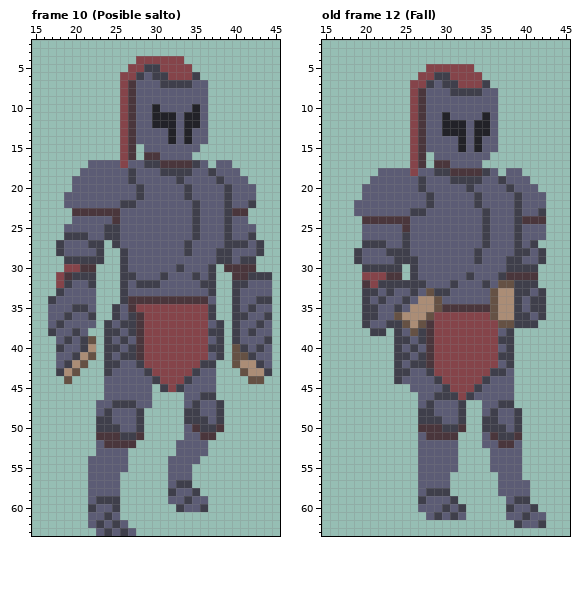
One commit to this pixel-art file: Aseprite/MainCharacter.aseprite. The first picture shows the starting point.
64x64 pixels, 30 frames. Shown: frame 10 (Posible salto): x 15..45, y 2..63; old frame 12 (Fall): x 15..45, y 2..63. The commit also changed other frames, which this record leaves out.
And afterwards:
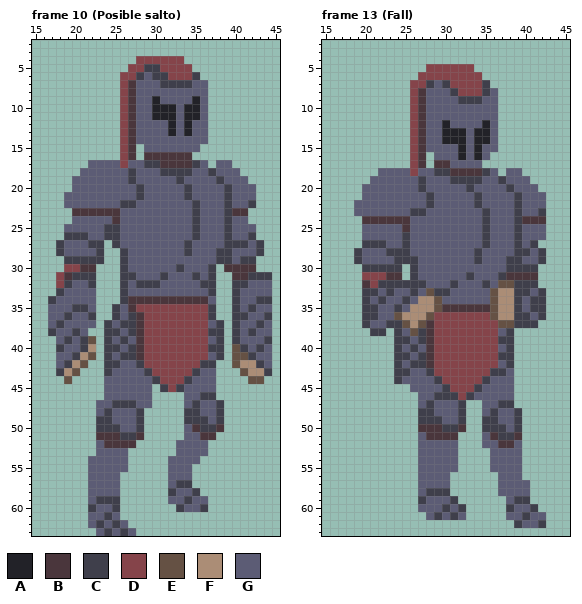
Palette (. is transparent): A #222228  B #4a363c  C #3f3f4b  D #85444a  E #655144  F #ab8d76  G #5c5c75
From the commit log: [MainCharacter pequeños detalles de salto]
The exact change:
frames 30 -> 38
Frame 10 (Posible salto), layer "Cabeza":
Colour A replaces colour G in row 9 at x 30 and 35; in row 10 at x 31 to 32 and 34.
Colour B replaces colour G in row 16 at x 31 to 34.
Colour G replaces colour A in row 12 at x 30 to 31 and 35; in row 14 at x 32 and 34.
Frame 13 (Fall) against old frame 12 (Fall), layer "Cabeza":
Colour A replaces colour G in row 14 at x 30 to 31 and 35; in row 16 at x 32 and 34.
Colour C replaces colour G in row 8 at x 35; in row 9 at x 32 to 34.
Colour D replaces colour C in row 6 at x 29 to 30; in row 7 at x 31; in row 8 at x 32 to 34.
Colour G replaces colour A in row 11 at x 30 and 35; in row 12 at x 31 to 32 and 34.
